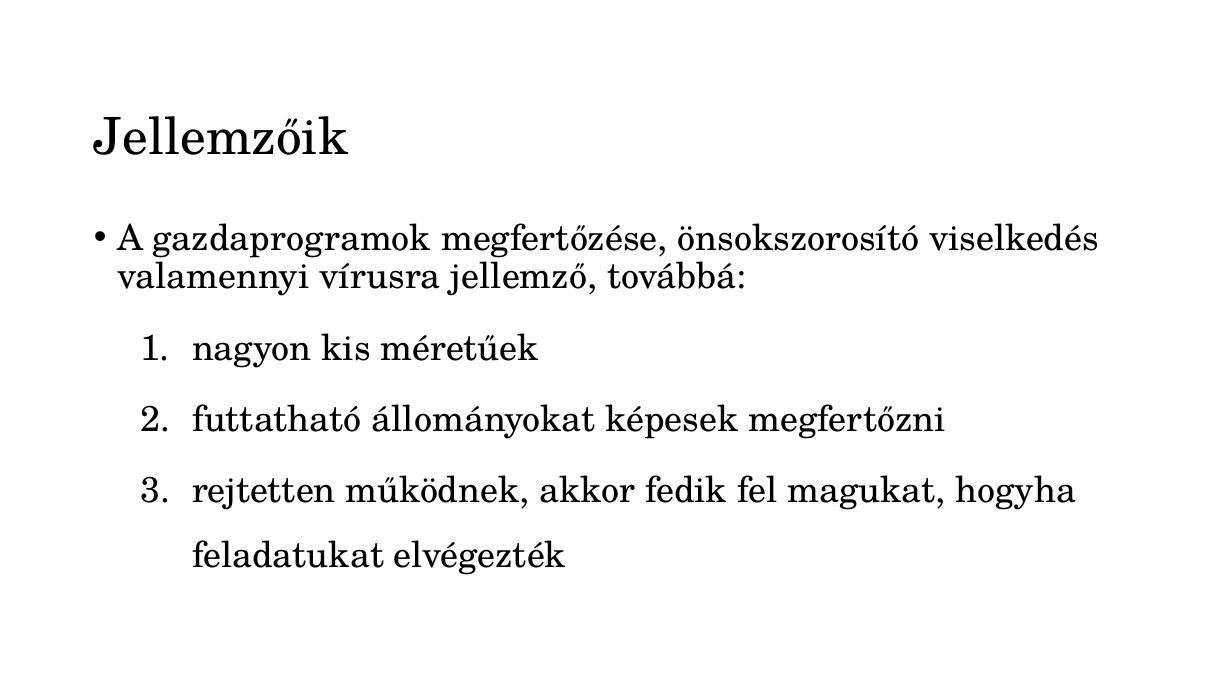
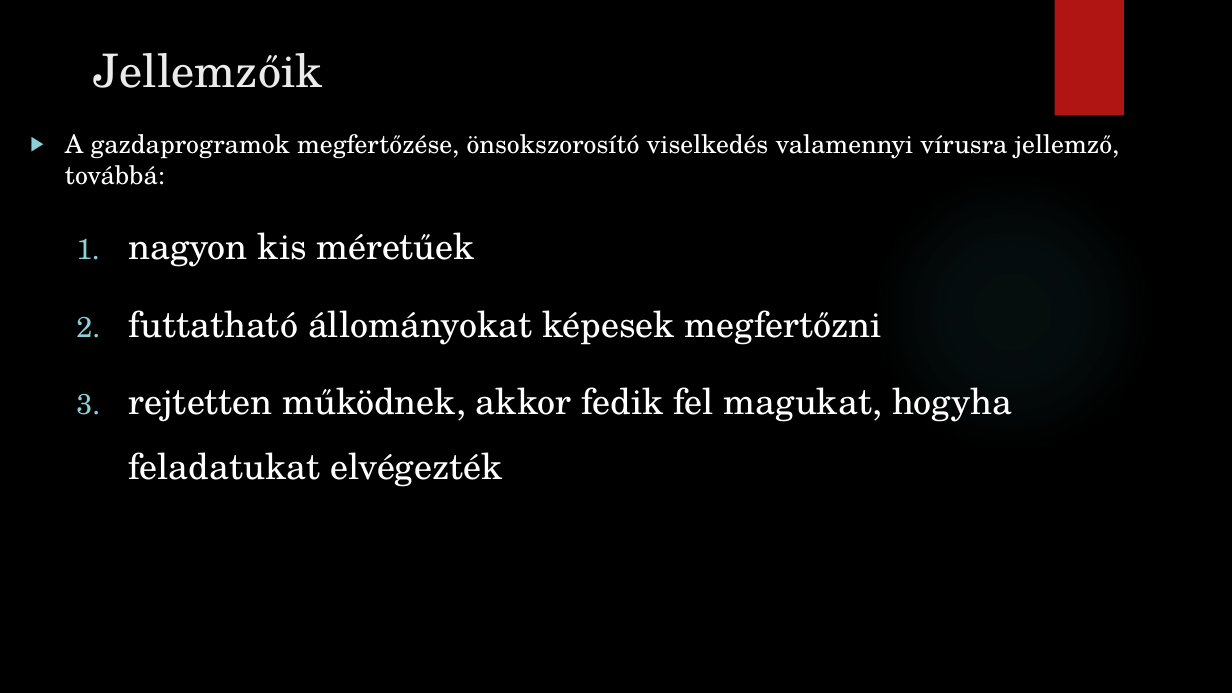
Before and after one commit to somodikonrad/Paprika, a slide deck: slide 4 of Beadandó SK.pptx. Drawn at 1232x693 pixels with LibreOffice and Linux fonts; fonts in the diff are those of the drawing; background and template pictures are left out. Boxes give left, top, right and bottom in pixels: in the first picture for what was removed or moved away, otherwise in the second. Text is boxed around its words. In the diff, an @@ line names an element or a change of style, - is before the commit and + after.

```diff
--- a/Beadandó SK.pptx
+++ b/Beadandó SK.pptx
@@ background #FFFFFF to picture (left out) @@
@@ rectangle added at <box>1055,0,1124,116</box>, fill #B01513 @@
@@ title "Jellemzőik": place and size @@
-title "Jellemzőik" at <box>94,116,349,155</box>
+title "Jellemzőik" at <box>94,53,323,88</box>
@@ title "Jellemzőik" at <box>94,53,323,88</box>: size 40 to 36 pt, text colour #000000 to #EBEBEB; line spacing 0.9 to 1; vertical alignment middle to top @@
@@ text "A gazdaprogramok megfertőzése, önsokszorosító viselkedés ...": place and size @@
-text "A gazdaprogramok megfertőzése, önsokszorosító viselkedés ..." at <box>117,223,1099,575</box>
+text "A gazdaprogramok megfertőzése, önsokszorosító viselkedés ..." at <box>65,134,1120,487</box>
@@ text "A gazdaprogramok megfertőzése, önsokszorosító viselkedés ..." at <box>65,134,1120,487</box>: size 28 to 20 pt in "A gazdaprogramok megfertőzése, önsokszorosító viselkedés val ..."; text colour #000000 to #FFFFFF; bullet • to ▶; line spacing 0.9 to 1; more space between paragraphs @@
@@ ellipse added at <box>870,169,1154,454</box>, fill gradient #50B9C1 @@
```
Also in this commit, not shown: 9 other slides changed.
